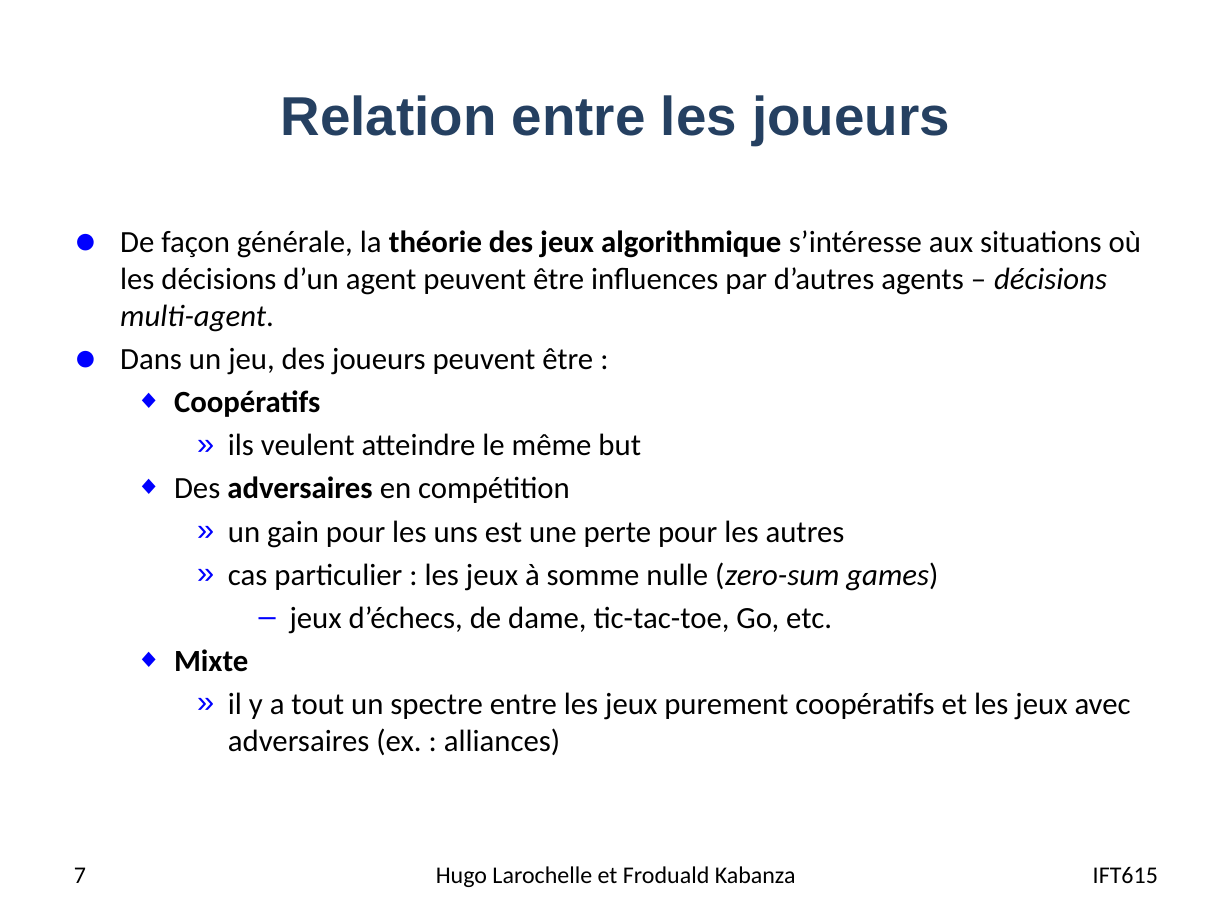
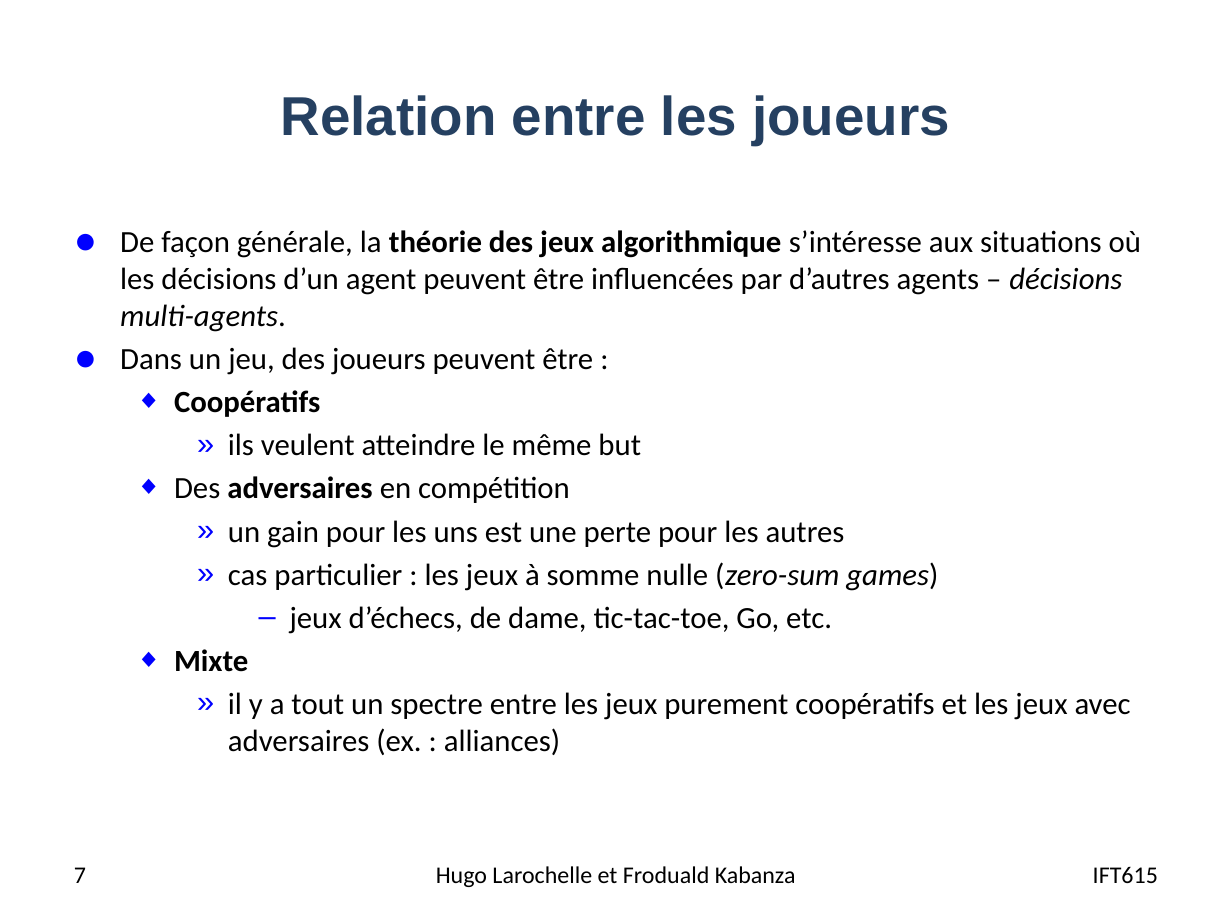
Before and after one commit to djeffkanda/djeffkanda.github.io, a slide deck: slide 7 of ift/assets/slides/ift615-17-Planification dans les jeux competitifs.pptx. Drawn at 1232x924 pixels with LibreOffice and Linux fonts; fonts in the diff are those of the drawing. Boxes give left, top, right and bottom in pixels: in the first picture for what was removed or moved away, otherwise in the second. Text is boxed around its words. In the diff, an @@ line names an element or a change of style, - is before the commit and + after.

```diff
--- a/ift/assets/slides/ift615-17-Planification dans les jeux competitifs.pptx
+++ b/ift/assets/slides/ift615-17-Planification dans les jeux competitifs.pptx
@@ text at bbox=[120, 230, 1141, 332]: text changed @@
-● De façon générale, la théorie des jeux algorithmique s’intéresse aux situations où les décisions d’un agent peuvent être influences par d’autres agents – décisions multi-agent.
+● De façon générale, la théorie des jeux algorithmique s’intéresse aux situations où les décisions d’un agent peuvent être influencées par d’autres agents – décisions multi-agents.
```
Also in this commit, not shown: 12 other slides changed, 3 slides added, 3 slides removed, 11 other files.
